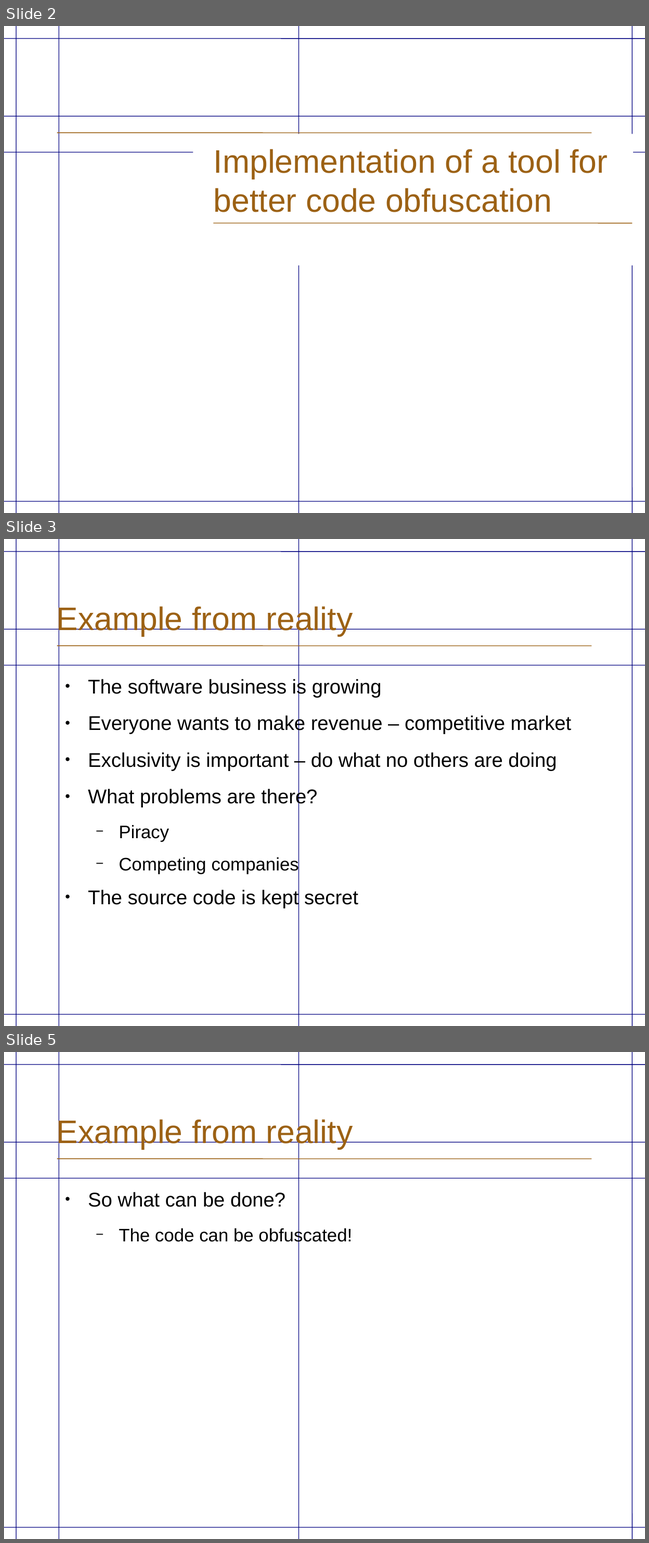
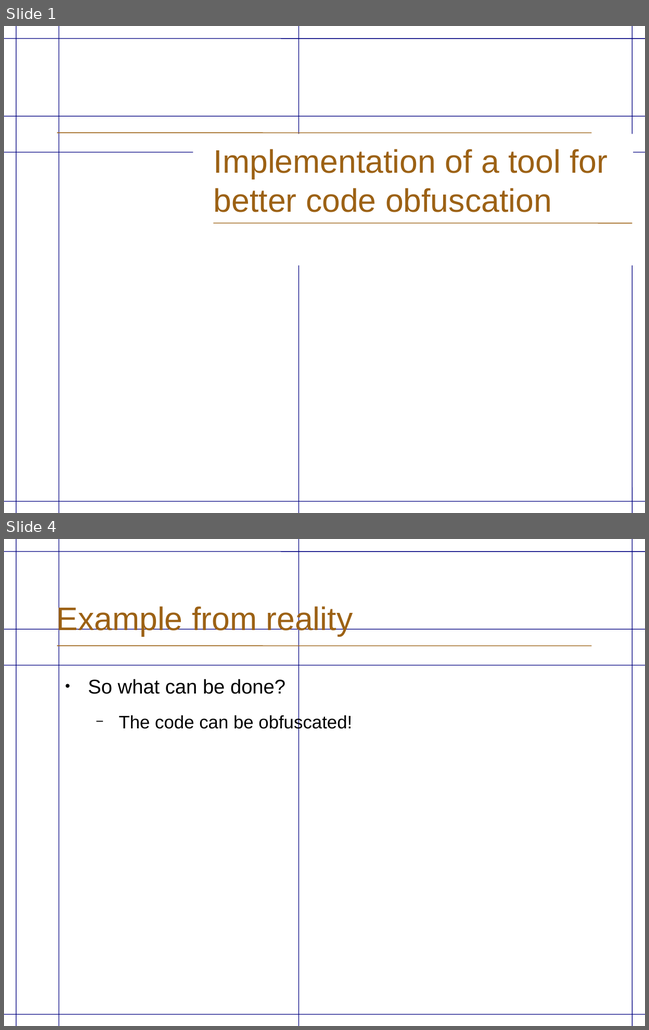
Before and after one commit to eriknylander/exjobb, a slide deck: Presentation/ExjobbPresentation _english.odp. Shown one above the other, each under a label of ours: slides 2, 3 and 5 before the commit, slides 1 and 4 after it; the slides between them are not shown. The pictures are 649x1543 and 649x1030 pixels, drawn with LibreOffice and Linux fonts; fonts in the diff are those of the drawing; background and template pictures are left out. Boxes give left, top, right and bottom in pixels: in the first picture for what was removed or moved away, otherwise in the second. Text is boxed around its words. In the diff, an @@ line names an element or a change of style, - is before the commit and + after.

```diff
--- a/Presentation/ExjobbPresentation _english.odp
+++ b/Presentation/ExjobbPresentation _english.odp
@@ slide 3 removed at bbox=[4, 539, 645, 1026], background #FFFFFF; not listed: 9 template elements that a slide beside it also shows @@
@@ title removed at bbox=[56, 605, 352, 636] @@
-Example from reality
@@ text removed at bbox=[88, 678, 571, 908] @@
-● The software business is growing
-● Everyone wants to make revenue – competitive market
-● Exclusivity is important – do what no others are doing
-● What problems are there?
-  − Piracy
-  − Competing companies
-● The source code is kept secret
@@ what was slide 2 is now slide 1 @@
@@ what was slide 5 is now slide 4 @@
```
Also in this commit, not shown: 1 slide changed, 2 slides added, 1 other slide removed, 1 other file.
